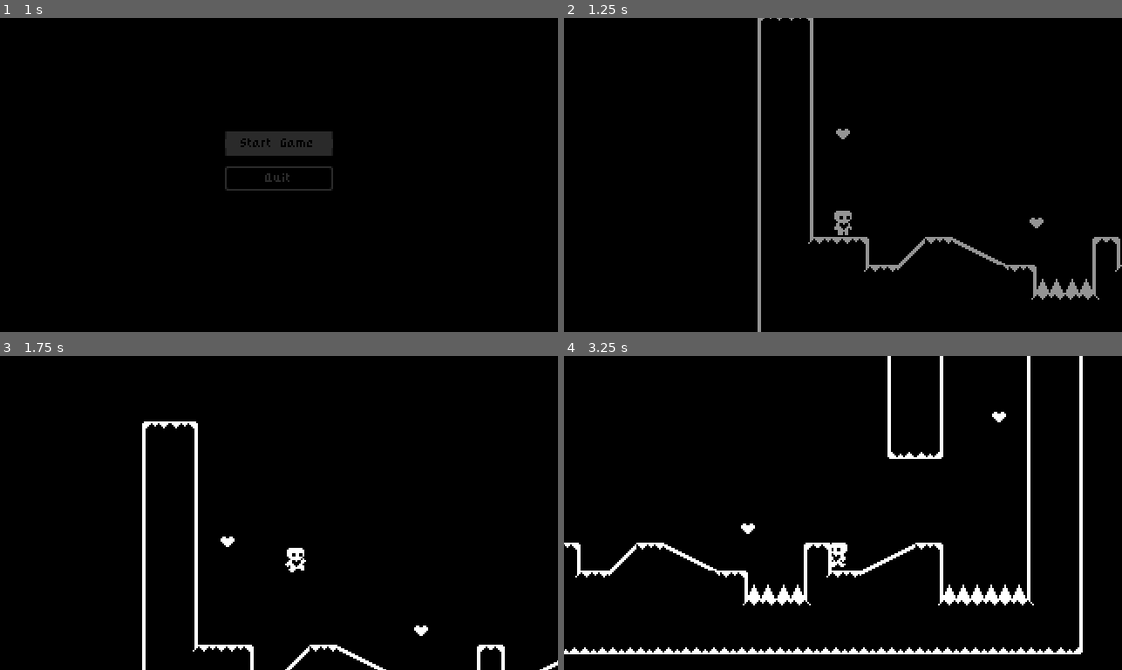
Above: before the commit, frames 1-4 (two rows, left to right).
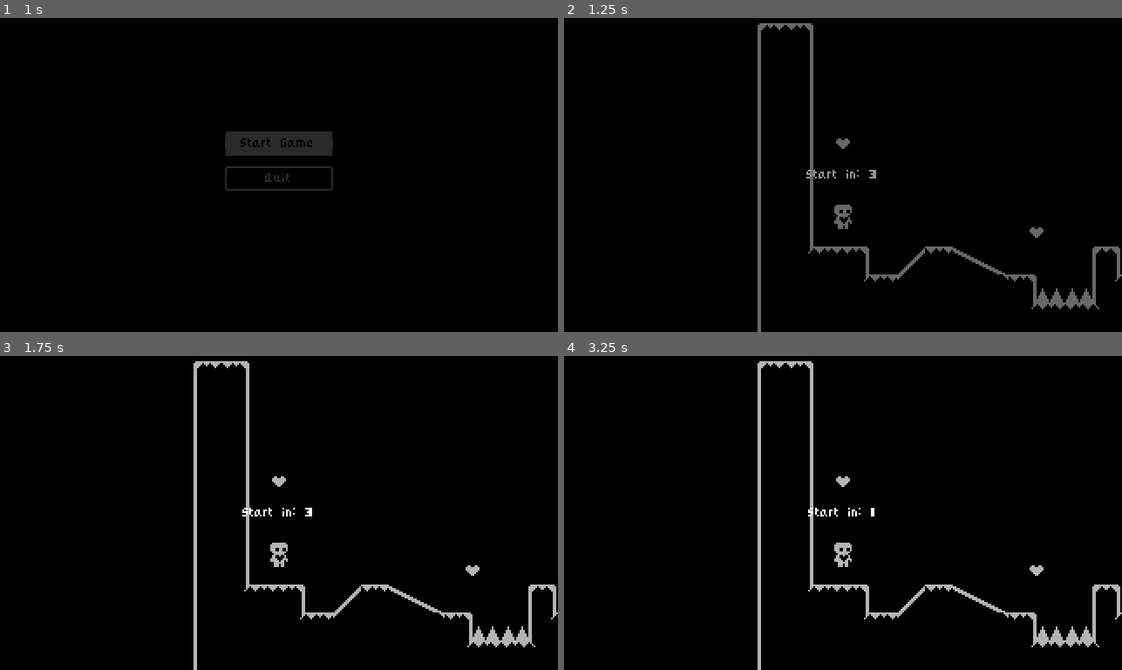
Above: after the commit, the same moments.

Repository: hione0413/heart_platformer
Game: Godot game, scene res://StartMenu/start_menu.tscn
Two runs of this game, one before a commit and one after it. Both use one fixed random seed, a clock stepped at 60 frames per second and the inputs below.
Inputs:
- Up to frame 1 (1 s): click "Start Game" at 0.5 s
- Up to frame 2 (1.25 s): no input
- Up to frame 3 (1.75 s): hold D (move_right) from 1.28 s (still down); hold Up (jump) from 1.28 s (still down)
- Up to frame 4 (3.25 s): release Up (jump) at 2.03 s; tap Up (jump) at 2.1, 2.27, 2.57 s; release D (move_right) at 2.78 s; hold A (move_left) from 2.78 s (still down); hold Up (jump) from 2.78 s (still down)

Frame 1 is identical in both runs. In frame 2, 4.0% of the frame differs, in the area x 34-100%, y 0-100%; in frame 3, 4.4%; in frame 4, 7.7%, in the area x 0-100%, y 0-100%.

Commit message:
game start countdown

Diff:
--- a/Player/player.gd
+++ b/Player/player.gd
@@ -79,7 +79,7 @@
 	if is_on_floor(): air_jump = true
 
 	if is_on_floor() or coyote_jump_timer.time_left > 0.0:
-		if Input.is_action_just_pressed("jump"):
+		if Input.is_action_pressed("jump"):
 			velocity.y = movement_data.jump_velocity
 			coyote_jump_timer.stop()
 	elif not is_on_floor():
--- a/project.godot
+++ b/project.godot
@@ -13,6 +13,7 @@
 config/name="Heart Platformer - Tutorial"
 run/main_scene="res://StartMenu/start_menu.tscn"
 config/features=PackedStringArray("4.1", "Forward Plus")
+run/max_fps=60
 config/icon="res://icon.svg"
 
 [autoload]
--- a/tscn/world.gd
+++ b/tscn/world.gd
@@ -7,6 +7,10 @@
 #@onready var collision_polygon_2d = $StaticBody2D/CollisionPolygon2D
 #@onready var polygon_2d = $StaticBody2D/CollisionPolygon2D/Polygon2D
 @onready var level_completed = $CanvasLayer/LevelCompleted
+
+@onready var start_in = %StartIn
+@onready var start_in_label = %StartInLabel
+@onready var animation_player = $AnimationPlayer
 
 
 
@@ -22,27 +26,38 @@
 #10: Start menu
 #11: UI Theme
 #12: Wall jump fix
+#13: game start countdown
 
 func _ready():
-	RenderingServer.set_default_clear_color(Color.BLACK)
+#	RenderingServer.set_default_clear_color(Color.BLACK)
 #	polygon_2d.polygon = collision_polygon_2d.polygon
 	Events.level_completed.connect(show_level_completed)
+
+	start_in.visible = true
+
+	get_tree().paused = true # 타이머 실행 전에는 일단 멈춰 둠
+	await LevelTransition.fade_from_black()
+	animation_player.play("countdown")
+	await animation_player.animation_finished
+	get_tree().paused = false
+
+	start_in.visible = false
 
 
 func show_level_completed():
 	level_completed.show()
 
-#   다음 레벨 없으면 return
-	if not next_level is PackedScene: return
 	get_tree().paused = true
 
 	# 레벨 클리어 후 잠시 멈춤
 	await get_tree().create_timer(0.5).timeout
+	#   다음 레벨 없으면 return
+	if not next_level is PackedScene: return
 
 	await LevelTransition.fade_to_black()
 #   다음레벨로 넘어감
 	get_tree().paused = false
 	get_tree().change_scene_to_packed(next_level)
-	await LevelTransition.fade_from_black()
+
 
 #	get_tree().paused = true
--- a/tscn/world.tscn
+++ b/tscn/world.tscn
@@ -1,9 +1,46 @@
-[gd_scene load_steps=5 format=3 uid="uid://eb6b7y6bjeqy"]
+[gd_scene load_steps=8 format=3 uid="uid://eb6b7y6bjeqy"]
 
 [ext_resource type="Script" path="res://tscn/world.gd" id="1_f4at8"]
 [ext_resource type="PackedScene" uid="uid://b7ob5b0k3dpty" path="res://Player/player.tscn" id="2_3rf4t"]
 [ext_resource type="PackedScene" uid="uid://ml1pnkwnmumt" path="res://LevelCompleted/level_completed.tscn" id="5_r2paw"]
 [ext_resource type="PackedScene" uid="uid://iufp2ei8lko5" path="res://Tiles/level_tile_map.tscn" id="6_o3eyx"]
+
+[sub_resource type="Animation" id="Animation_e7bmg"]
+resource_name = "countdown"
+length = 3.0
+tracks/0/type = "value"
+tracks/0/imported = false
+tracks/0/enabled = true
+tracks/0/path = NodePath("CanvasLayer/StartIn/CenterContainer/StartInLabel:text")
+tracks/0/interp = 1
+tracks/0/loop_wrap = true
+tracks/0/keys = {
+"times": PackedFloat32Array(-0.1, 1, 2),
+"transitions": PackedFloat32Array(1, 1, 1),
+"update": 1,
+"values": ["Start in: 3", "Start in: 2", "Start in: 1"]
+}
+
+[sub_resource type="Animation" id="Animation_oqwoi"]
+length = 0.001
+tracks/0/type = "value"
+tracks/0/imported = false
+tracks/0/enabled = true
+tracks/0/path = NodePath("CanvasLayer/StartIn/CenterContainer/StartInLabel:text")
+tracks/0/interp = 1
+tracks/0/loop_wrap = true
+tracks/0/keys = {
+"times": PackedFloat32Array(0),
+"transitions": PackedFloat32Array(1),
+"update": 1,
+"values": ["Start in: 3"]
+}
+
+[sub_resource type="AnimationLibrary" id="AnimationLibrary_5op02"]
+_data = {
+"RESET": SubResource("Animation_oqwoi"),
+"countdown": SubResource("Animation_e7bmg")
+}
 
 [node name="World" type="Node2D"]
 script = ExtResource("1_f4at8")
@@ -16,4 +53,34 @@
 [node name="LevelCompleted" parent="CanvasLayer" instance=ExtResource("5_r2paw")]
 visible = false
 
+[node name="StartIn" type="ColorRect" parent="CanvasLayer"]
+unique_name_in_owner = true
+visible = false
+anchors_preset = 15
+anchor_right = 1.0
+anchor_bottom = 1.0
+grow_horizontal = 2
+grow_vertical = 2
+color = Color(0, 0, 0, 0.294118)
+
+[node name="CenterContainer" type="CenterContainer" parent="CanvasLayer/StartIn"]
+layout_mode = 1
+anchors_preset = 15
+anchor_right = 1.0
+anchor_bottom = 1.0
+grow_horizontal = 2
+grow_vertical = 2
+
+[node name="StartInLabel" type="Label" parent="CanvasLayer/StartIn/CenterContainer"]
+unique_name_in_owner = true
+layout_mode = 2
+text = "Start in: 3"
+
 [node name="LevelTileMap" parent="." instance=ExtResource("6_o3eyx")]
+
+[node name="AnimationPlayer" type="AnimationPlayer" parent="."]
+process_mode = 3
+autoplay = "countdown"
+libraries = {
+"": SubResource("AnimationLibrary_5op02")
+}
